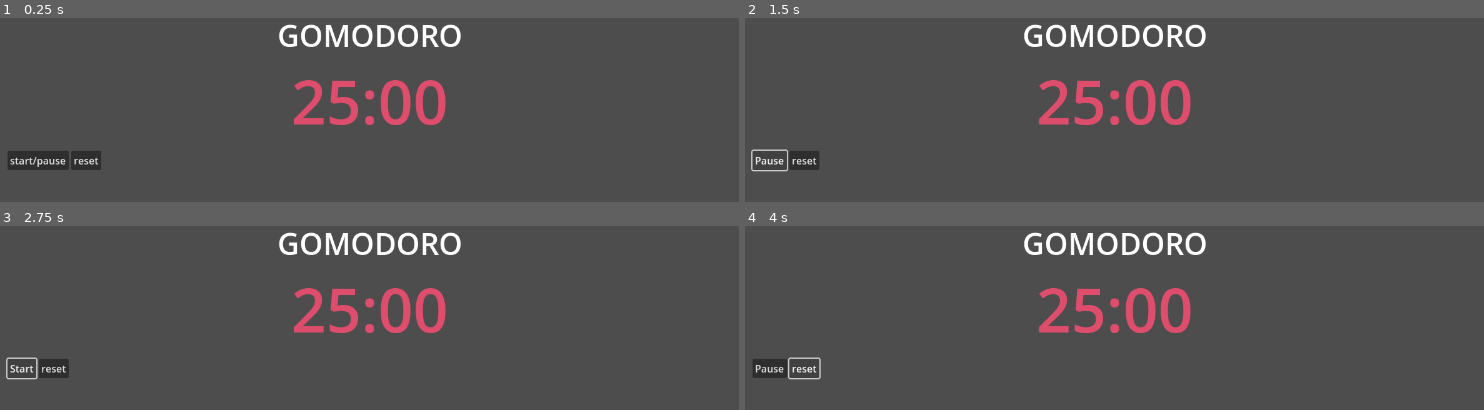
Above: before the commit, frames 1-4 (two rows, left to right).
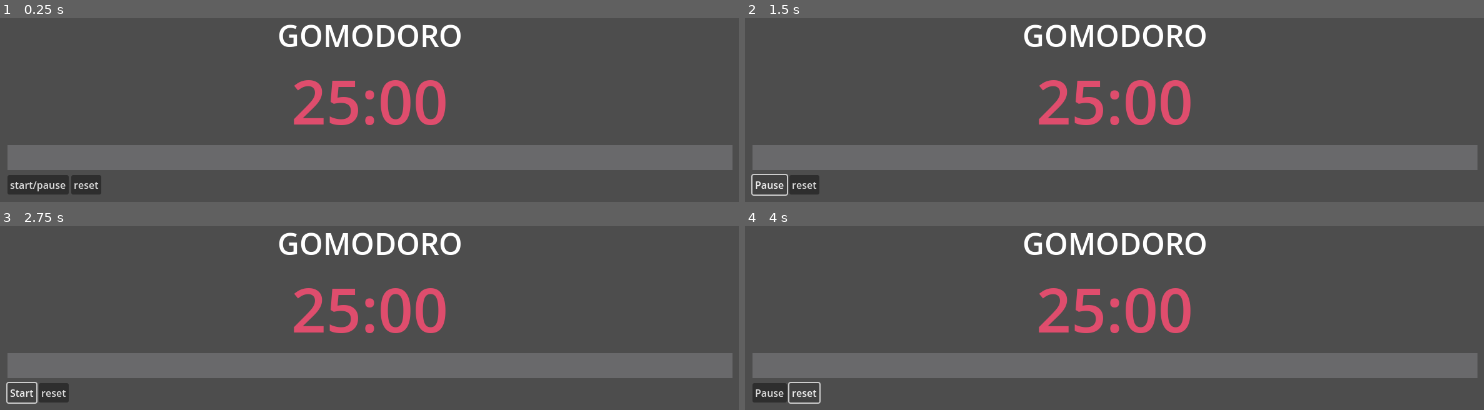
Above: after the commit, the same moments.

Repository: misbah-ullah01/gomodoro
Game: Godot game, scene res://scenes/main/MainUI.tscn
The game is run twice, just before and just after one commit, with the same random seed, the same clock (stepped at 60 frames per second) and the same inputs.
Inputs:
- Up to frame 1 (0.25 s): no input
- Up to frame 2 (1.5 s): tap Enter at 0.5 s; click "start/pause" at 1.25 s
- Up to frame 3 (2.75 s): click "Pause" at 2 s
- Up to frame 4 (4 s): click "Start" at 2.75 s; click "reset" at 3.5 s

The runs differ from the first frame. In frame 1, 14% of the frame differs, in the area x 0-100%, y 69-96%; in frame 2, 14%; in frame 3, 14%; in frame 4, 14%.

Commit message:
Updated Progress bar in in sync with Timer; also added gradient to the Progress bar

Diff:
--- a/scenes/main/MainUI.tscn
+++ b/scenes/main/MainUI.tscn
@@ -1,6 +1,21 @@
-[gd_scene load_steps=2 format=3 uid="uid://ckgkwnxdcvtw7"]
+[gd_scene load_steps=6 format=3 uid="uid://ckgkwnxdcvtw7"]
 
 [ext_resource type="Script" uid="uid://b3k3vtjk2yb61" path="res://scripts/TimerManager.gd" id="1_c6qpx"]
+
+[sub_resource type="Gradient" id="Gradient_c6qpx"]
+colors = PackedColorArray(0.4126076, 0.41549355, 0.42339376, 1, 0.4117647, 0.41568628, 0.42352942, 1)
+
+[sub_resource type="GradientTexture2D" id="GradientTexture2D_1kb7i"]
+gradient = SubResource("Gradient_c6qpx")
+fill_from = Vector2(0, 0.008547009)
+
+[sub_resource type="Gradient" id="Gradient_1daji"]
+offsets = PackedFloat32Array(0.007782101, 0.49805447, 1)
+colors = PackedColorArray(1.732707e-06, 0.5914603, 0.699782, 1, 0, 0.84127736, 0.8838097, 1, 0.99999994, 0.20707268, 0.73355913, 1)
+
+[sub_resource type="GradientTexture2D" id="GradientTexture2D_1daji"]
+gradient = SubResource("Gradient_1daji")
+fill_to = Vector2(1, 0.047008548)
 
 [node name="MainUI" type="Control"]
 layout_mode = 3
@@ -37,7 +52,6 @@
 
 [node name="TimerDisplay" type="Label" parent="MarginContainer/VBoxContainer"]
 layout_mode = 2
-theme_override_colors/font_color = Color(1, 1, 1, 1)
 theme_override_font_sizes/font_size = 98
 text = "display time"
 horizontal_alignment = 1
@@ -45,6 +59,12 @@
 
 [node name="TextureProgressBar" type="TextureProgressBar" parent="MarginContainer/VBoxContainer"]
 layout_mode = 2
+value = 100.0
+nine_patch_stretch = true
+stretch_margin_top = 40
+texture_under = SubResource("GradientTexture2D_1kb7i")
+texture_progress = SubResource("GradientTexture2D_1daji")
+tint_progress = Color(0.36468717, 0.5530627, 0.7205617, 1)
 
 [node name="CycleTracker" type="HBoxContainer" parent="MarginContainer/VBoxContainer"]
 layout_mode = 2
Not shown, changed: .gitignore
